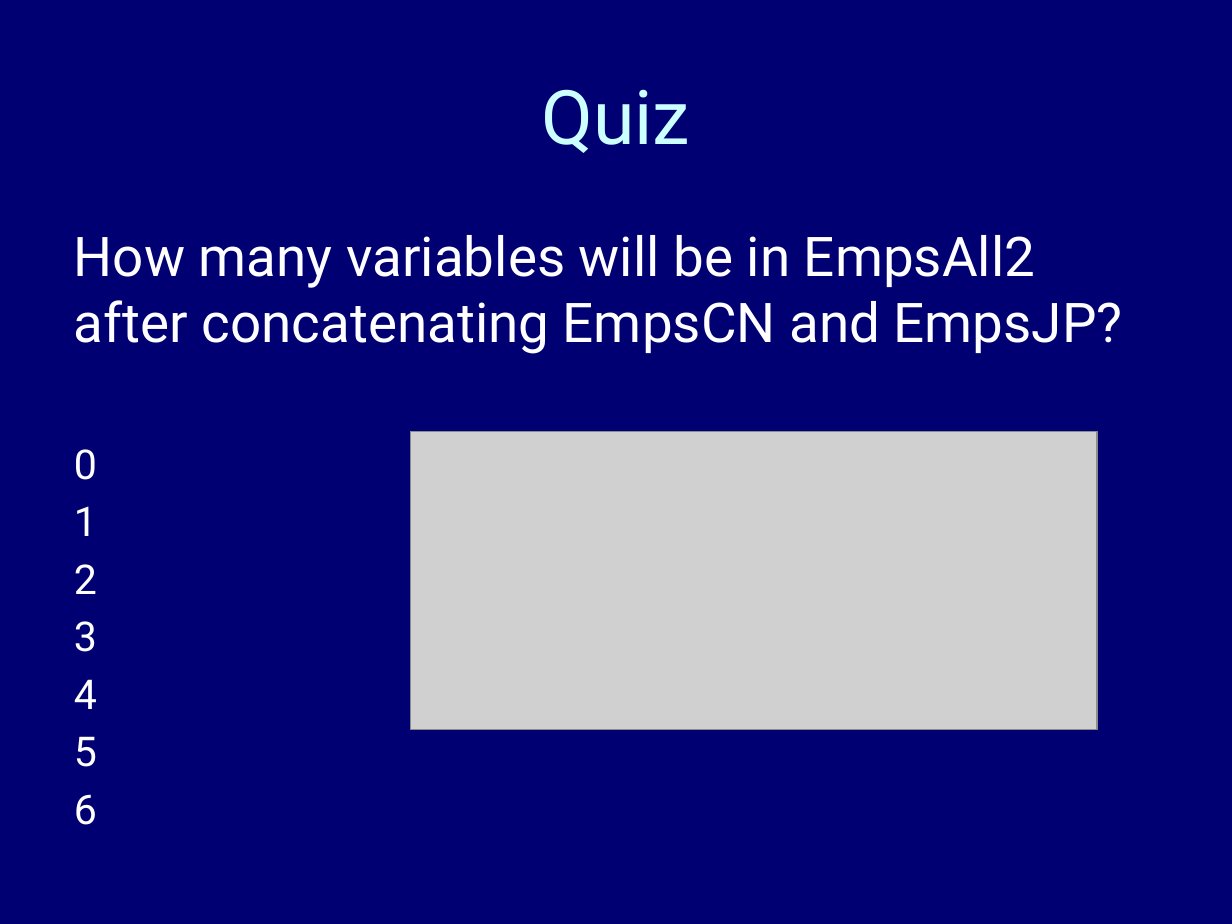
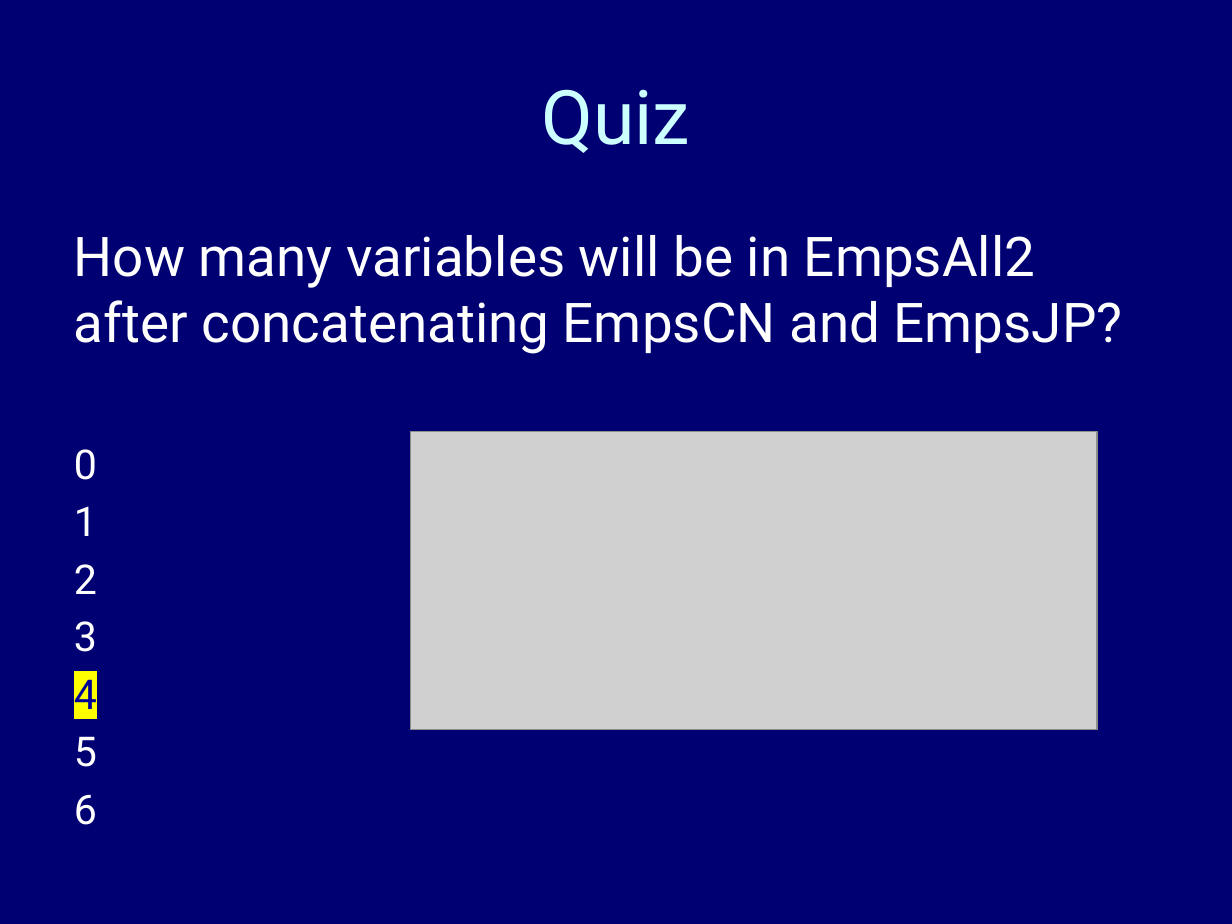
Before and after one commit to kgfitzgerald/stat-7500, a slide deck: slide 27 of files/slides/SAS3.pptx. Drawn at 1232x924 pixels with LibreOffice and Linux fonts; fonts in the diff are those of the drawing; grey boxes stand for pictures. Boxes give left, top, right and bottom in pixels: in the first picture for what was removed or moved away, otherwise in the second. Text is boxed around its words. In the diff, an @@ line names an element or a change of style, - is before the commit and + after.

```diff
--- a/files/slides/SAS3.pptx
+++ b/files/slides/SAS3.pptx
@@ text at [74,679,97,709]: text colour #FFFFFF to #000099, highlight none to #FFFF00 in "4" @@
```
Also in this commit, not shown: 4 other slides changed, 5 other files.
